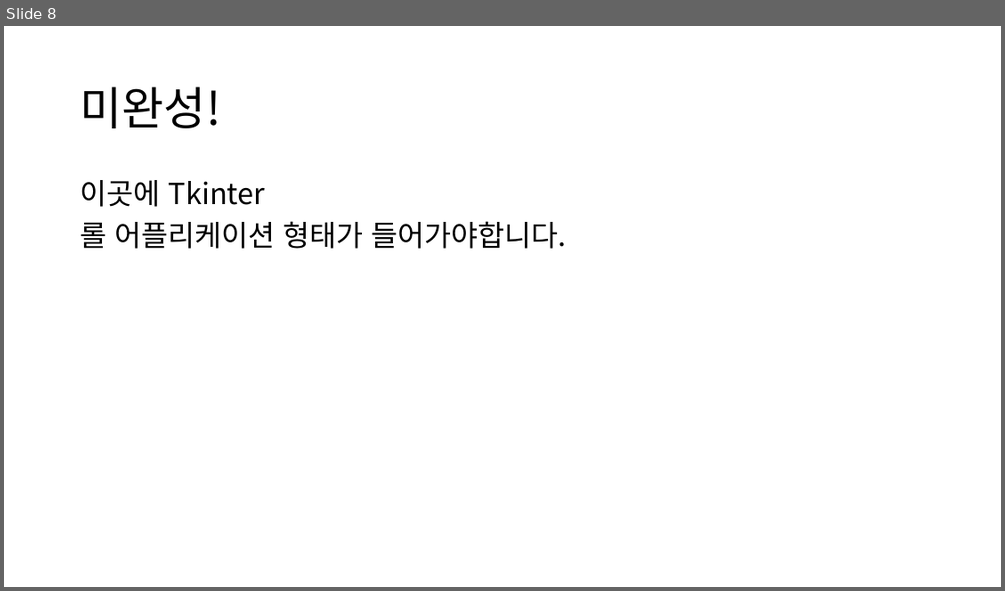
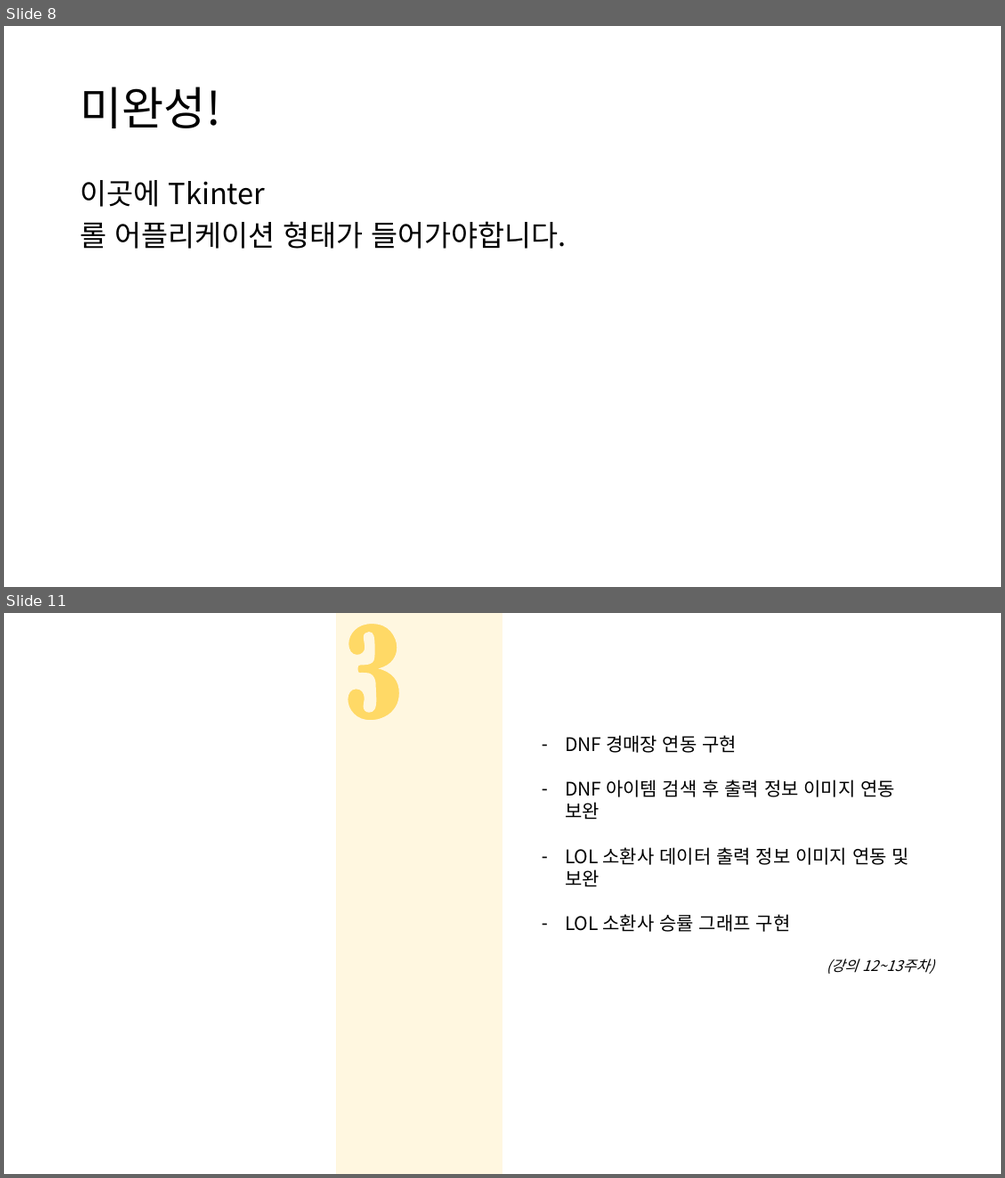
Before and after one commit to hardgosu/ScriptLanguage-Termproject, a slide deck: Presentation/스크립트기획발표_미완성v2.pptx. Shown one above the other, each under a label of ours: slide 8 before the commit, slides 8 and 11 after it; the slides between them are not shown. The pictures are 1005x591 and 1005x1178 pixels, drawn with LibreOffice and Linux fonts; fonts in the diff are those of the drawing. Boxes give left, top, right and bottom in pixels: in the first picture for what was removed or moved away, otherwise in the second. Text is boxed around its words. In the diff, an @@ line names an element or a change of style, - is before the commit and + after.

```diff
--- a/Presentation/스크립트기획발표_미완성v2.pptx
+++ b/Presentation/스크립트기획발표_미완성v2.pptx
@@ slide 11 added at [4, 613, 1001, 1174], background #FFFFFF @@
@@ freeform shape added at [4, 613, 170, 1174], fill #FFFFFF at 80% opacity @@
@@ freeform shape added at [170, 613, 336, 1174], fill #FFFFFF at 80% opacity @@
@@ rectangle added at [336, 613, 502, 1174], fill #FFD966 @@
@@ freeform shape added at [336, 613, 502, 1174], fill #FFFFFF at 80% opacity @@
@@ freeform shape added at [502, 613, 669, 1174], fill #FFFFFF at 80% opacity @@
@@ freeform shape added at [669, 613, 834, 1174], fill #FFFFFF at 80% opacity @@
@@ freeform shape added at [834, 613, 1001, 1174], fill #FFFFFF at 80% opacity @@
@@ text added at [565, 735, 909, 932], 18 pt, text #000000 @@
+– DNF 경매장 연동 구현
+– DNF 아이템 검색 후 출력 정보 이미지 연동 보완
+– LOL 소환사 데이터 출력 정보 이미지 연동 및 보완
+– LOL 소환사 승률 그래프 구현
+(강의 12~13주차)
```
Also in this commit, not shown: 5 slides changed, 5 other slides added, 6 slides removed.
